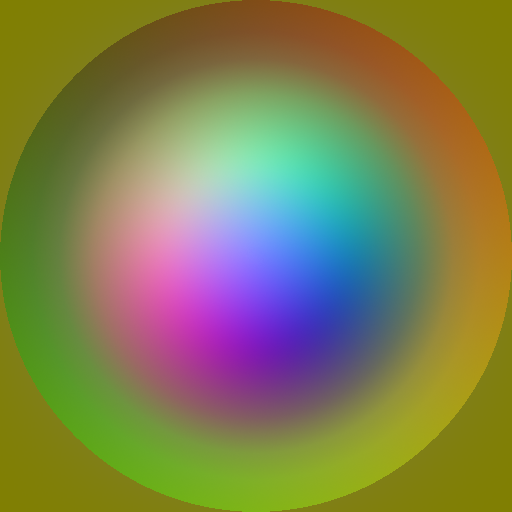
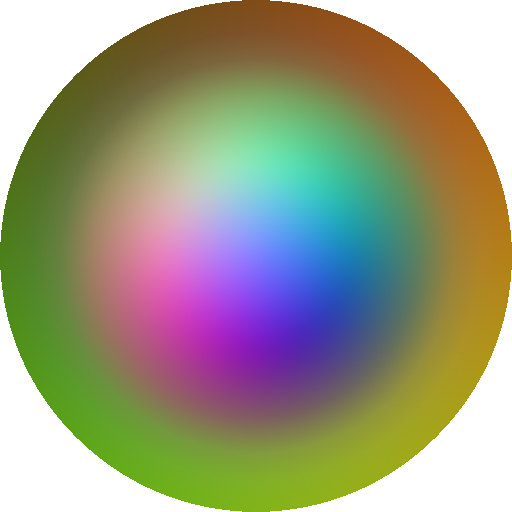
Two versions of the same layered image (w=512, h=512). Layer-by-layer changes:
pixels changed over [0, 0, 512, 512] (layer not identified)
